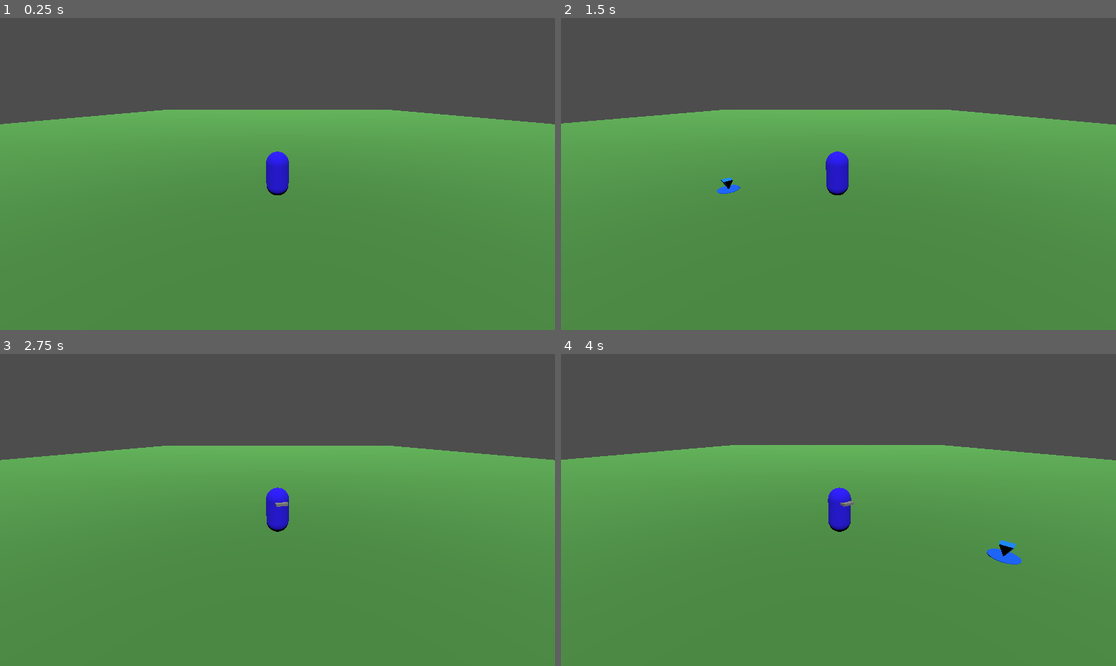
Above: before the commit, frames 1-4 (two rows, left to right).
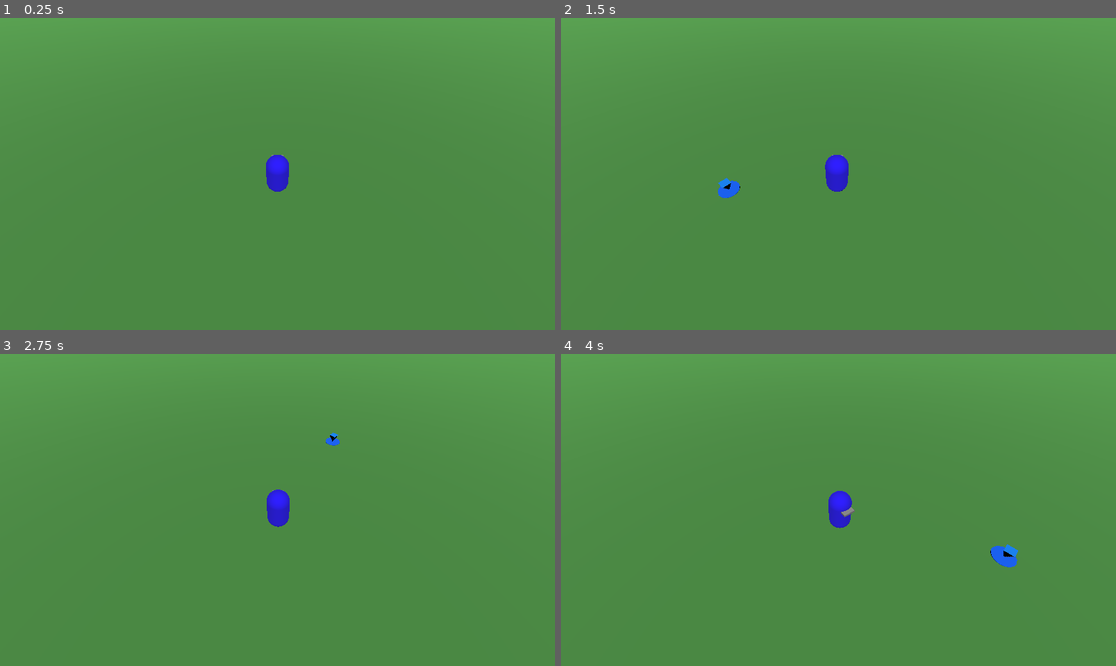
Above: after the commit, the same moments.

Repository: vitorreao/dungeon_walkers
Game: Godot game, scene res://levels/Level.tscn
Two runs of this game, one before a commit and one after it. Both use one fixed random seed, a clock stepped at 60 frames per second and the inputs below. Before the commit the project starts from res://Level.tscn.
Inputs (mouse positions are in pixels of both pictures, inside the frame that each line leads up to):
- Up to frame 1 (0.25 s): no input
- Up to frame 2 (1.5 s): tap Enter at 0.5 s; move the mouse to (960, 158) at 0.52 s; press the mouse at (960, 158) at 0.53 s; tap Space at 1.25 s; move the mouse to (727, 189) at 1.27 s; release the mouse at (727, 189) at 1.28 s; right-click (727, 189) at 1.35 s; click (727, 189) at 1.42 s
- Up to frame 3 (2.75 s): move the mouse to (333, 441) at 2.02 s; press the mouse at (333, 441) at 2.03 s
- Up to frame 4 (4 s): tap Enter at 2.75 s; move the mouse to (810, 572) at 2.77 s; release the mouse at (810, 572) at 2.78 s; right-click (810, 572) at 2.85 s; click (810, 572) at 2.92 s; move the mouse to (1005, 556) at 3.52 s; press the mouse at (1005, 556) at 3.53 s

The runs differ from the first frame. In frame 1, 39% of the frame differs, in the area x 0-100%, y 0-57%; in frame 2, 39%; in frame 3, 39%; in frame 4, 39%, in the area x 0-100%, y 0-69%.

Commit message:
Reorganize folders

Diff:
--- a/camera_movement.gd
+++ b/character_controller/camera_movement.gd
@@ -3,6 +3,7 @@
 @export var target: Node3D
 @export var distance_to_target: float = 9
 @export var sensitivity: float = 0.01
+@export var starting_pitch: float = -50
 
 var _start_mouse_position: Vector2
 var _axis: Vector2
@@ -13,6 +14,7 @@
 # Called when the node enters the scene tree for the first time.
 func _ready():
 	assert(target != null)
+	_pitch = starting_pitch
 
 func _process(delta):
 	if Input.is_action_just_pressed("Orbit"):
--- a/player.gd
+++ b/character_controller/player.gd
@@ -1,10 +1,9 @@
-@icon("icon.svg")
 extends CharacterBody3D
 class_name Player
 
 signal navigation_finished()
 
-@export var movement_speed : float = 3.0
+@export var movement_speed : float = 4.0
 @export var turn_speed: float = 2.0
 
 @onready var navigation_agent : NavigationAgent3D = $NavigationAgent3D
--- a/player_movement.tscn
+++ b/character_controller/player_movement.tscn
@@ -1,6 +1,6 @@
-[gd_scene load_steps=6 format=3 uid="uid://c6rkrrph4d85s"]
+[gd_scene load_steps=6 format=3 uid="uid://btrye3rxntmm4"]
 
-[ext_resource type="Script" path="res://player_movement.gd" id="1_7ima2"]
+[ext_resource type="Script" path="res://character_controller/player_movement.gd" id="1_7ima2"]
 
 [sub_resource type="StandardMaterial3D" id="StandardMaterial3D_yp3b1"]
 albedo_color = Color(0, 0.392157, 1, 1)
--- a/player.tscn
+++ b/characters/player.tscn
@@ -1,6 +1,6 @@
-[gd_scene load_steps=6 format=3 uid="uid://cysyvnulbli1h"]
+[gd_scene load_steps=6 format=3]
 
-[ext_resource type="Script" path="res://player.gd" id="1_rv06p"]
+[ext_resource type="Script" path="res://character_controller/player.gd" id="1_rv06p"]
 
 [sub_resource type="CapsuleShape3D" id="CapsuleShape3D_ua21r"]
 
--- a/Level.tscn
+++ b/levels/Level.tscn
@@ -1,9 +1,9 @@
-[gd_scene load_steps=9 format=3 uid="uid://ca8qxry68vcdr"]
+[gd_scene load_steps=9 format=3 uid="uid://doun5s70g7b4q"]
 
-[ext_resource type="PackedScene" uid="uid://cysyvnulbli1h" path="res://player.tscn" id="1_g7hte"]
-[ext_resource type="Script" path="res://camera_movement.gd" id="2_e1tij"]
-[ext_resource type="Script" path="res://nav_area.gd" id="2_gy8kc"]
-[ext_resource type="PackedScene" uid="uid://c6rkrrph4d85s" path="res://player_movement.tscn" id="3_gn0hq"]
+[ext_resource type="PackedScene" path="res://characters/player.tscn" id="1_g7hte"]
+[ext_resource type="Script" path="res://character_controller/camera_movement.gd" id="2_rhs70"]
+[ext_resource type="Script" path="res://character_controller/nav_area.gd" id="3_868gw"]
+[ext_resource type="PackedScene" uid="uid://btrye3rxntmm4" path="res://character_controller/player_movement.tscn" id="3_gn0hq"]
 
 [sub_resource type="BoxShape3D" id="BoxShape3D_8q22m"]
 size = Vector3(100, 1, 100)
@@ -27,7 +27,7 @@
 
 [node name="Camera3D" type="Camera3D" parent="." node_paths=PackedStringArray("target")]
 transform = Transform3D(1, 0, 0, 0, 1, 0, 0, 0, 1, 0, 9, 7.5)
-script = ExtResource("2_e1tij")
+script = ExtResource("2_rhs70")
 target = NodePath("../Player")
 
 [node name="DirectionalLight3D" type="DirectionalLight3D" parent="."]
@@ -35,7 +35,7 @@
 
 [node name="Ground" type="StaticBody3D" parent="."]
 transform = Transform3D(1, 0, 0, 0, 1, 0, 0, 0, 1, 0, 0, -38.3406)
-script = ExtResource("2_gy8kc")
+script = ExtResource("3_868gw")
 
 [node name="CollisionShape3D" type="CollisionShape3D" parent="Ground"]
 transform = Transform3D(1, 0, 0, 0, 1, 0, 0, 0, 1, 0, -0.501648, 0)
--- a/project.godot
+++ b/project.godot
@@ -11,7 +11,7 @@
 [application]
 
 config/name="InfiniteSideScroller"
-run/main_scene="res://Level.tscn"
+run/main_scene="res://levels/Level.tscn"
 config/features=PackedStringArray("4.0", "Forward Plus")
 config/icon="res://icon.svg"
 
Renamed: nav_area.gd -> character_controller/nav_area.gd
Renamed: player_movement.gd -> character_controller/player_movement.gd
